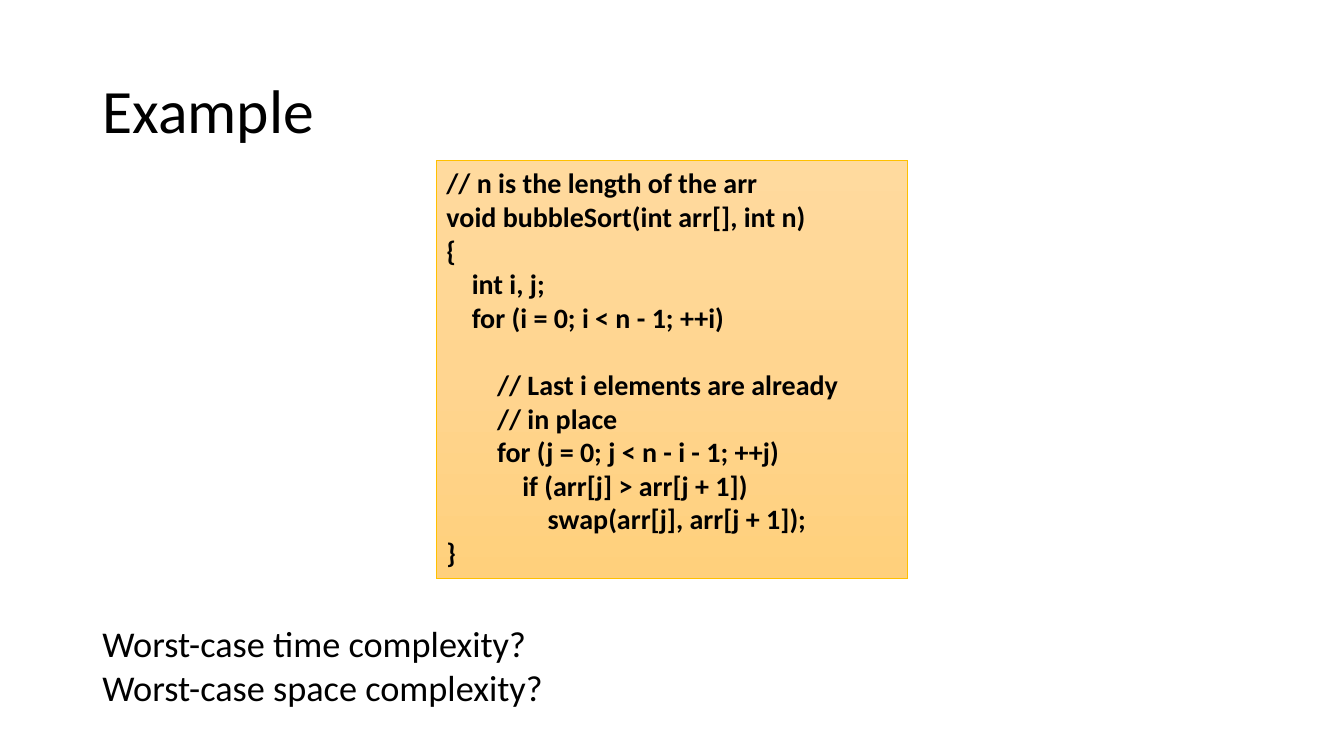
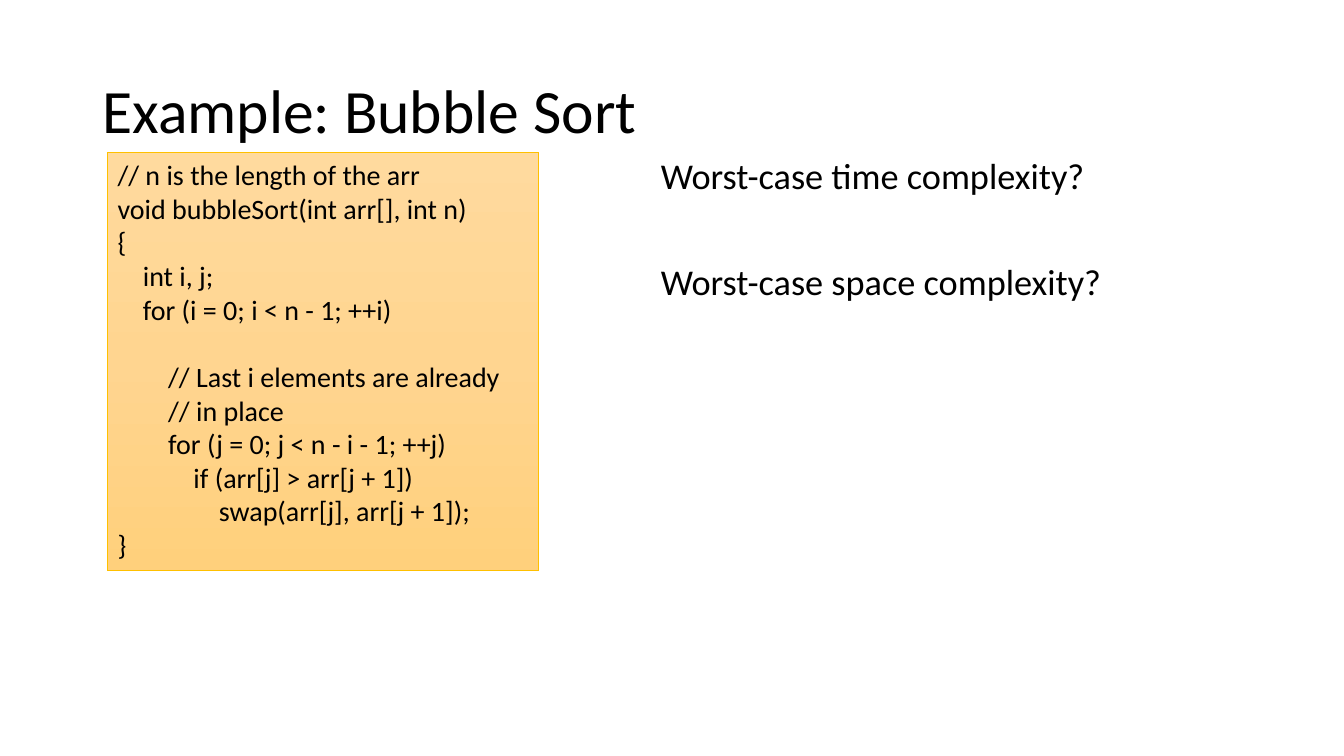
Before and after one commit to mhahsler/CS2341, a slide deck: slide 8 of slides/Chapter2_Algorithm_Analysis.pptx (slide 7 before the commit). Drawn at 1344x756 pixels with LibreOffice and Linux fonts; fonts in the diff are those of the drawing. Boxes give left, top, right and bottom in pixels: in the first picture for what was removed or moved away, otherwise in the second. Text is boxed around its words. In the diff, an @@ line names an element or a change of style, - is before the commit and + after.

```diff
--- a/slides/Chapter2_Algorithm_Analysis.pptx
+++ b/slides/Chapter2_Algorithm_Analysis.pptx
@@ title at <box>102,90,636,143</box>: text changed @@
-Example
+Example: Bubble Sort
@@ rectangle "// n is the length ...": place and size @@
-rectangle "// n is the length ..." at <box>437,161,907,579</box>
+rectangle "// n is the length ..." at <box>108,153,538,571</box>
@@ rectangle "// n is the length ..." at <box>108,153,538,571</box>: bold off @@
@@ text "Worst-case time complexity?": place and size @@
-text "Worst-case time complexity?" at <box>102,631,542,707</box>
+text "Worst-case time complexity?" at <box>661,163,1101,301</box>
@@ text "Worst-case time complexity?" at <box>661,163,1101,301</box>: line spacing 0.7 to 0.9 @@
```
Also in this commit, not shown: 1 other slide changed, 5 slides added, 1 other file.
